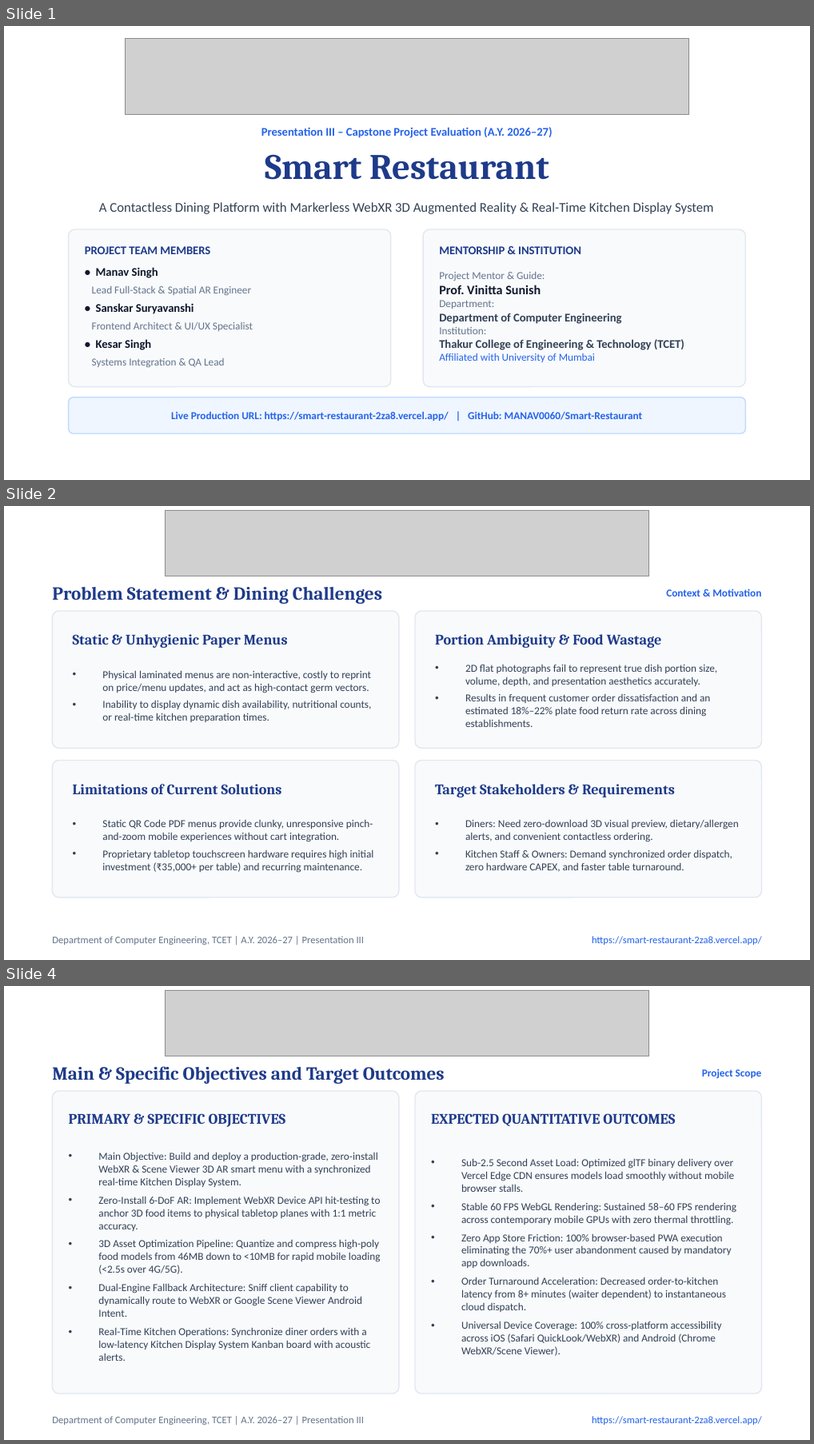
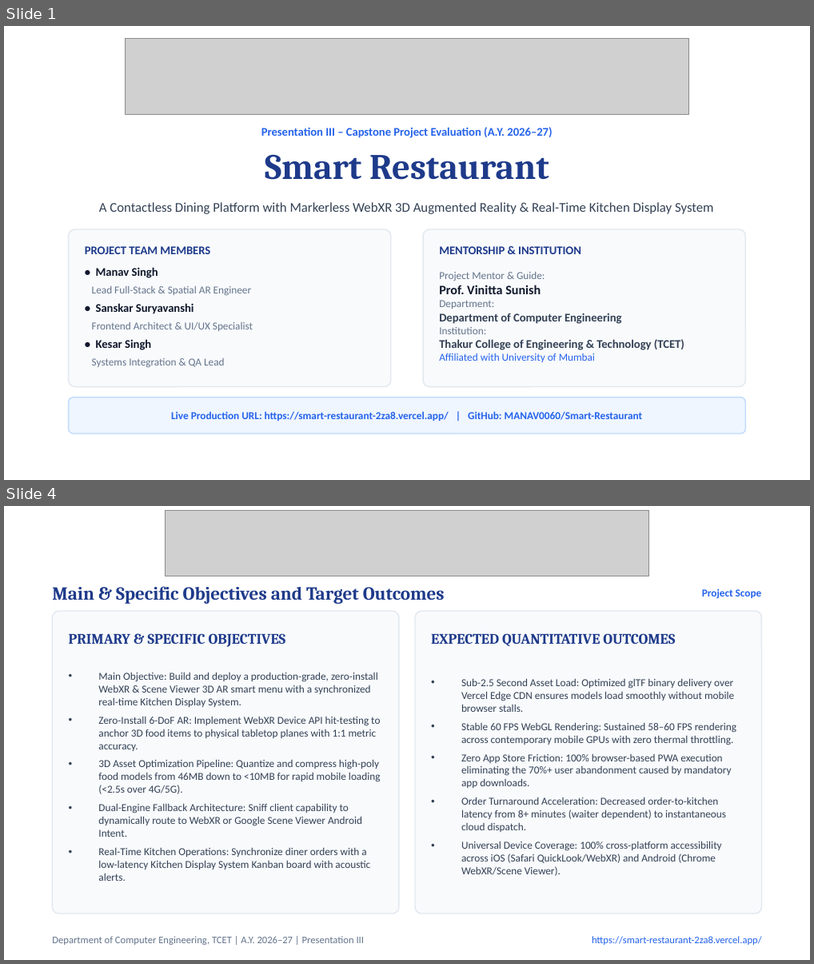
Before and after one commit to MANAV0060/Smart-Restaurant, a slide deck: Smart_Restaurant_Presentation_III.pptx. Shown one above the other, each under a label of ours: slides 1, 2 and 4 before the commit, slides 1 and 4 after it; the slides between them are not shown. The pictures are 814x1444 and 814x964 pixels, drawn with LibreOffice and Linux fonts; fonts in the diff are those of the drawing; grey boxes stand for pictures. Boxes give left, top, right and bottom in pixels: in the first picture for what was removed or moved away, otherwise in the second. Text is boxed around its words. In the diff, an @@ line names an element or a change of style, - is before the commit and + after.

Commit message:
style(presentation): humanize slide layouts with data callouts, stepper workflows, and engineering problem-solving

```diff
--- a/Smart_Restaurant_Presentation_III.pptx
+++ b/Smart_Restaurant_Presentation_III.pptx
@@ slide 2 removed at [4, 506, 810, 960], background #FFFFFF @@
@@ picture removed at [166, 510, 649, 576] @@
@@ text removed at [52, 587, 382, 604] @@
-Problem Statement & Dining Challenges
@@ text removed at [666, 588, 762, 596] @@
-Context & Motivation
@@ rounded rectangle removed at [52, 611, 399, 748] @@
@@ rounded rectangle removed at [415, 611, 762, 748] @@
@@ text removed at [73, 634, 288, 648] @@
-Static & Unhygienic Paper Menus
@@ text removed at [435, 634, 662, 648] @@
-Portion Ambiguity & Food Wastage
@@ text removed at [102, 670, 371, 722] @@
-• Physical laminated menus are non-interactive, costly to reprint on price/menu updates, and act as high-contact germ vectors.
-• Inability to display dynamic dish availability, nutritional counts, or real-time kitchen preparation times.
@@ text removed at [466, 664, 718, 727] @@
-• 2D flat photographs fail to represent true dish portion size, volume, depth, and presentation aesthetics accurately.
-• Results in frequent customer order dissatisfaction and an estimated 18%–22% plate food return rate across dining establishments.
@@ rounded rectangle removed at [52, 760, 399, 897] @@
@@ rounded rectangle removed at [415, 760, 762, 897] @@
@@ text removed at [73, 784, 282, 794] @@
-Limitations of Current Solutions
@@ text removed at [435, 784, 675, 797] @@
-Target Stakeholders & Requirements
@@ text removed at [102, 819, 374, 872] @@
-• Static QR Code PDF menus provide clunky, unresponsive pinch-and-zoom mobile experiences without cart integration.
-• Proprietary tabletop touchscreen hardware requires high initial investment (₹35,000+ per table) and recurring maintenance.
@@ text removed at [466, 820, 739, 872] @@
-• Diners: Need zero-download 3D visual preview, dietary/allergen alerts, and convenient contactless ordering.
-• Kitchen Staff & Owners: Demand synchronized order dispatch, zero hardware CAPEX, and faster table turnaround.
@@ text removed at [52, 936, 365, 944] @@
-Department of Computer Engineering, TCET | A.Y. 2026–27 | Presentation III
@@ text removed at [592, 936, 762, 944] @@
-https://smart-restaurant-2za8.vercel.app/
```
Also in this commit, not shown: 5 slides changed, 2 slides added, 1 other slide removed, 1 other file.
